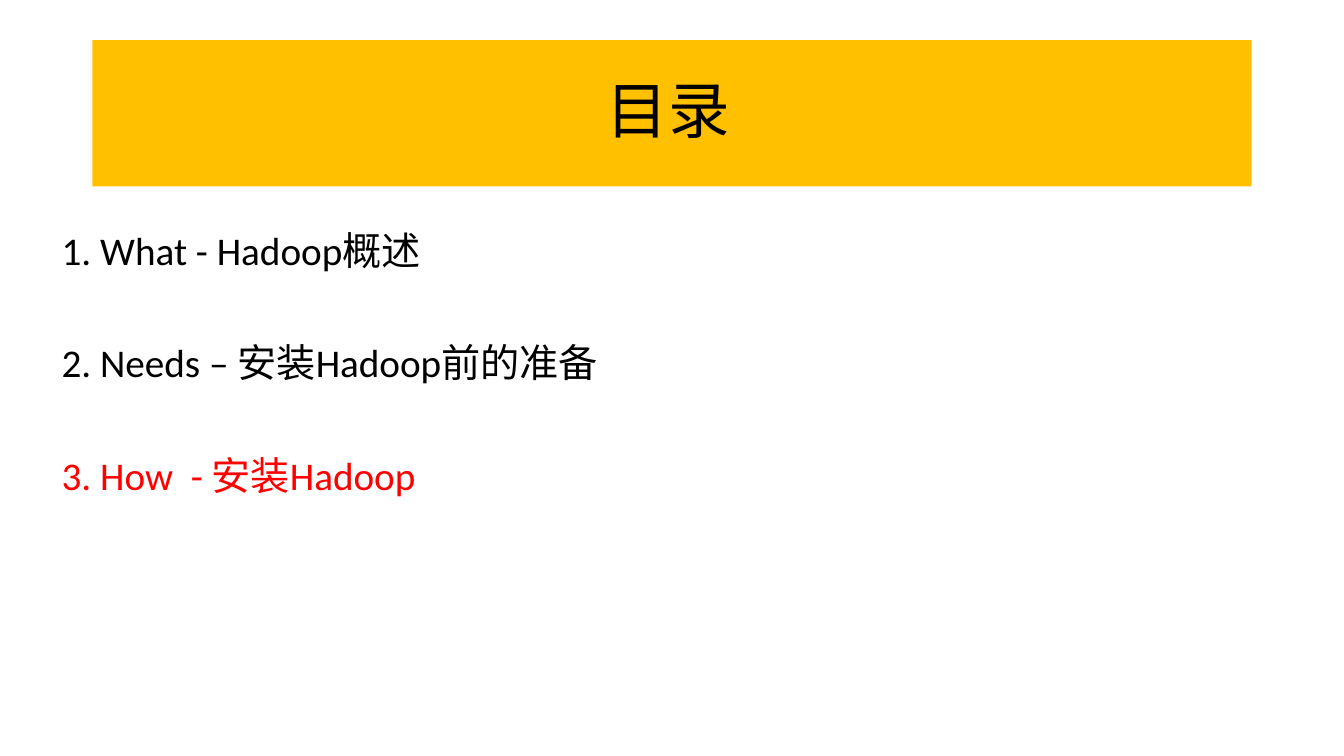
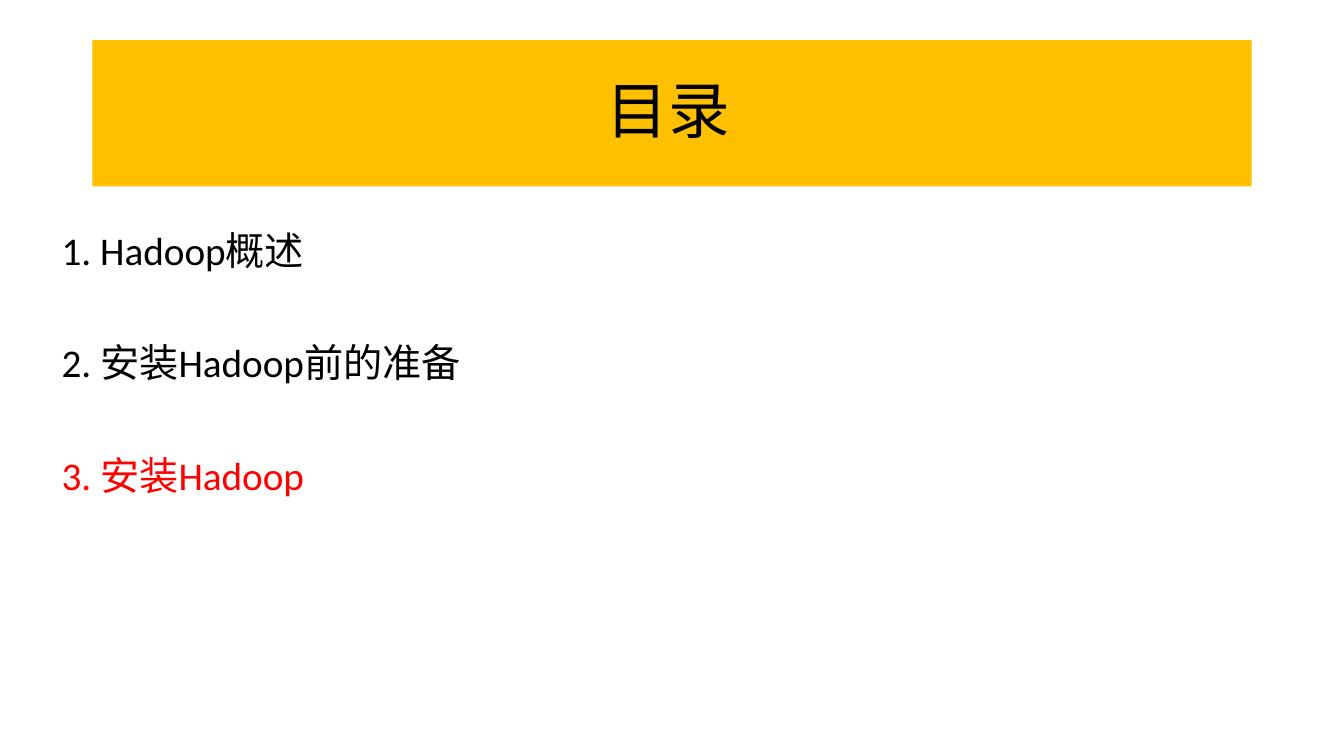
Before and after one commit to refuil/hadoopAction, a slide deck: slide 24 of 第一章 Hadoop概述与安装.pptx (slide 16 before the commit). Drawn at 1344x756 pixels with LibreOffice and Linux fonts; fonts in the diff are those of the drawing. Boxes give left, top, right and bottom in pixels: in the first picture for what was removed or moved away, otherwise in the second. Text is boxed around its words. In the diff, an @@ line names an element or a change of style, - is before the commit and + after.

```diff
--- a/第一章 Hadoop概述与安装.pptx
+++ b/第一章 Hadoop概述与安装.pptx
@@ text at [62, 232, 460, 497]: text changed @@
-1. What - Hadoop概述
-2. Needs – 安装Hadoop前的准备
-3. How - 安装Hadoop
+1. Hadoop概述
+2. 安装Hadoop前的准备
+3. 安装Hadoop
```
Also in this commit, not shown: 14 other slides changed, 9 slides added, 1 slide removed, 5 other files.
